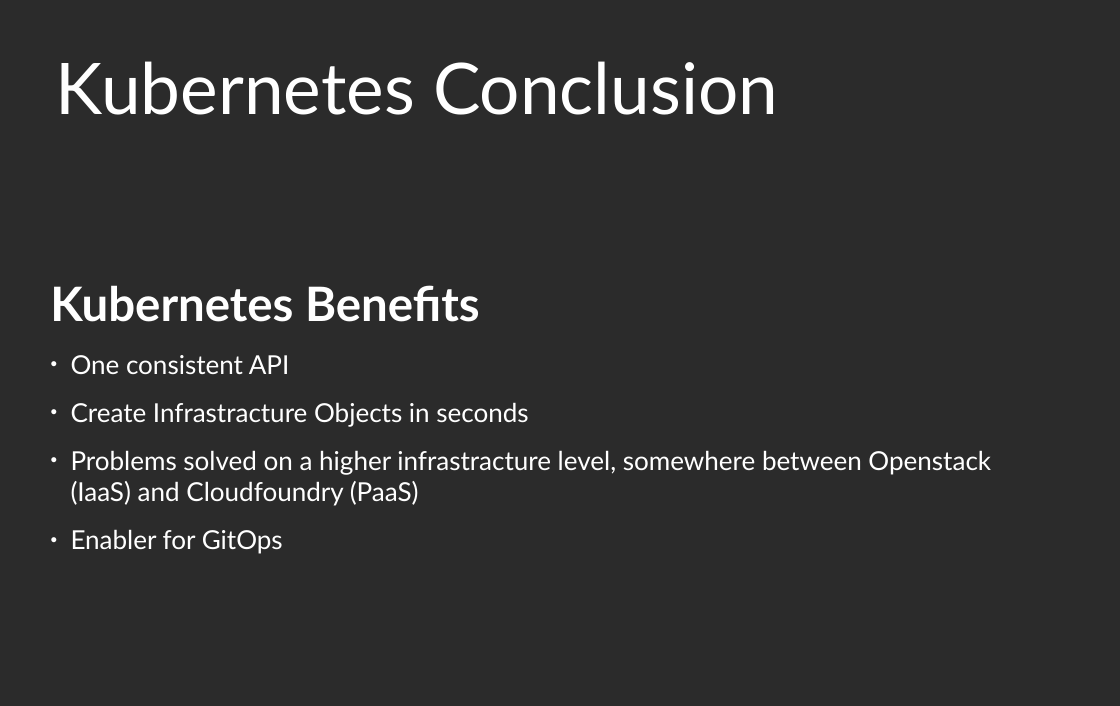
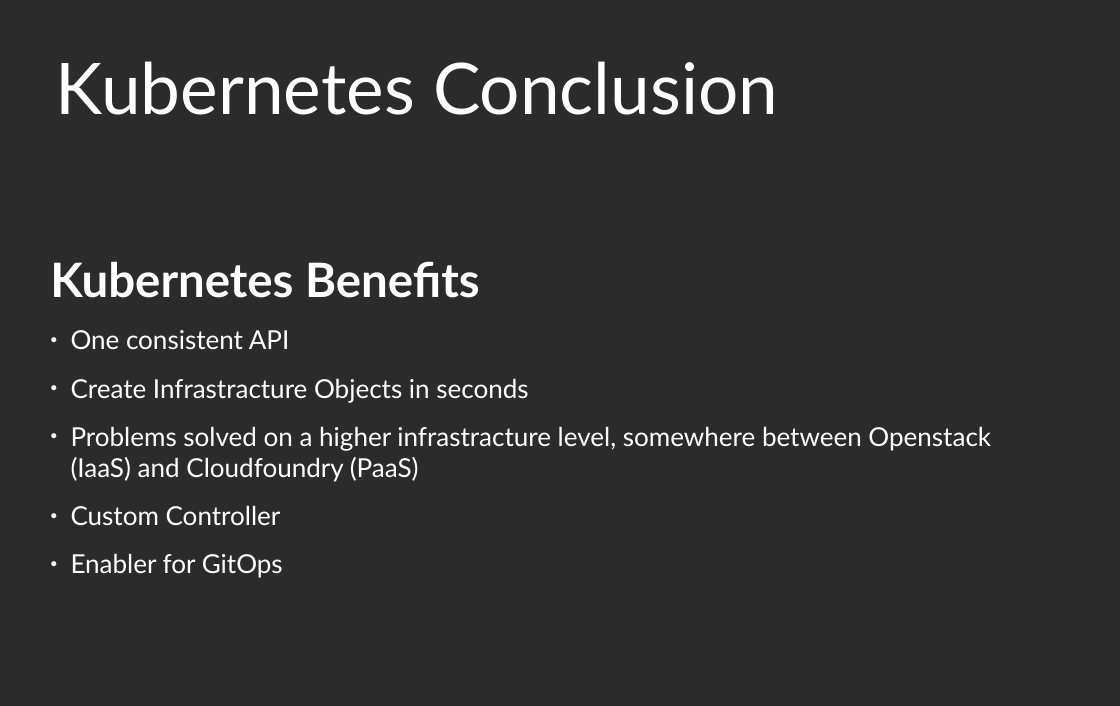
Before and after one commit to floriankammermann/kubernetes-presentation, a slide deck: slide 33 of kubernetes_presentation.odp (slide 35 before the commit). Drawn at 1120x706 pixels with LibreOffice and Linux fonts; fonts in the diff are those of the drawing; background and template pictures are left out; a plain dark background stands for a picture behind light text. Boxes give left, top, right and bottom in pixels: in the first picture for what was removed or moved away, otherwise in the second. Text is boxed around its words. In the diff, an @@ line names an element or a change of style, - is before the commit and + after.

```diff
--- a/kubernetes_presentation.odp
+++ b/kubernetes_presentation.odp
@@ text at box(71, 505, 281, 525): paragraph added @@
+● Custom Controller
```
Also in this commit, not shown: 13 other slides changed, 2 slides removed.
